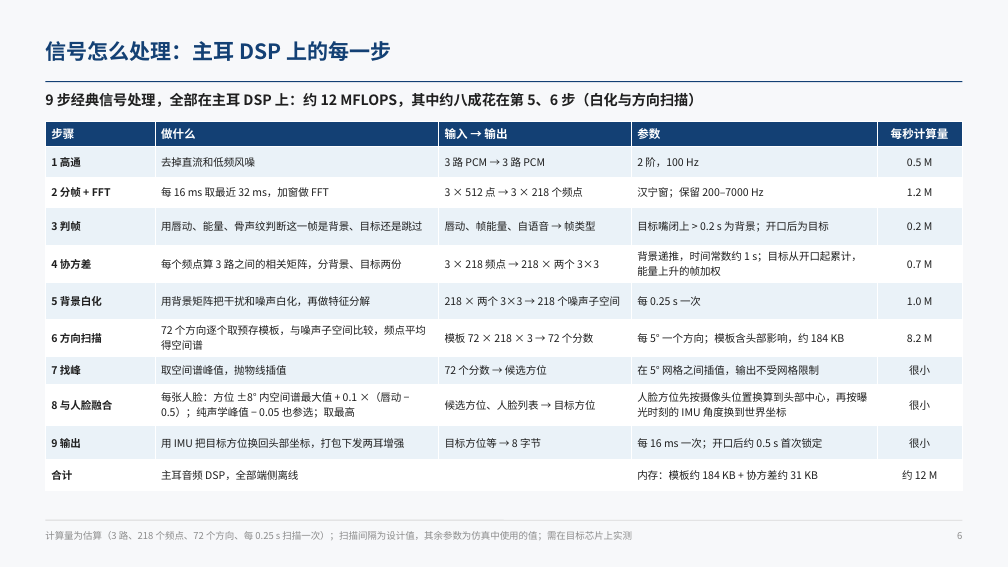
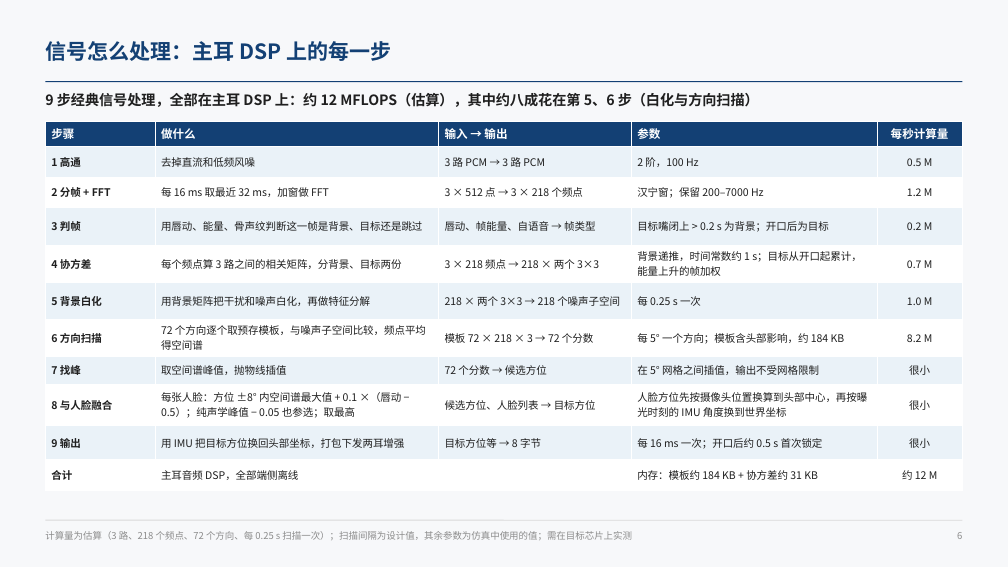
Before and after one commit to ZeroFoxxi/ssl-scene1, a slide deck: slide 6 of 02_耳机声源定位/耳机摄像头听觉辅助_整体设计方案.pptx. Drawn at 1008x567 pixels with LibreOffice and Linux fonts; fonts in the diff are those of the drawing. Boxes give left, top, right and bottom in pixels: in the first picture for what was removed or moved away, otherwise in the second. Text is boxed around its words. In the diff, an @@ line names an element or a change of style, - is before the commit and + after.

```diff
--- a/02_耳机声源定位/耳机摄像头听觉辅助_整体设计方案.pptx
+++ b/02_耳机声源定位/耳机摄像头听觉辅助_整体设计方案.pptx
@@ text at <box>45,93,759,107</box>: text changed @@
-9 步经典信号处理，全部在主耳 DSP 上：约 12 MFLOPS，其中约八成花在第 5、6 步（白化与方向扫描）
+9 步经典信号处理，全部在主耳 DSP 上：约 12 MFLOPS（估算），其中约八成花在第 5、6 步（白化与方向扫描）
```
Also in this commit, not shown: 7 other slides changed, 5 other files.
